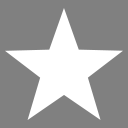
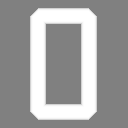
Before/after of a 128px x 128px layered artwork. What changed in the layer stack:
added layer "Layer 4" above "Polygon 2" over bbox(30, 8, 97, 120)
hid "Polygon 2" over bbox(5, 8, 123, 120)
